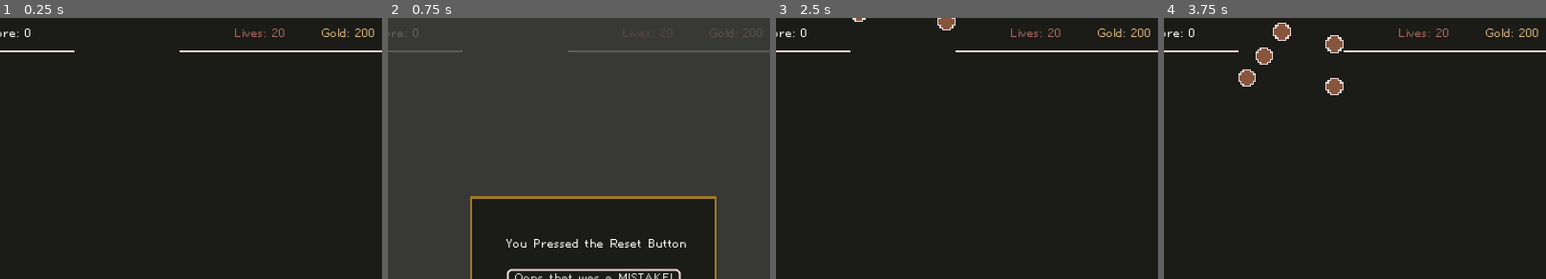
Above: before the commit, frames 1-4 (left to right).
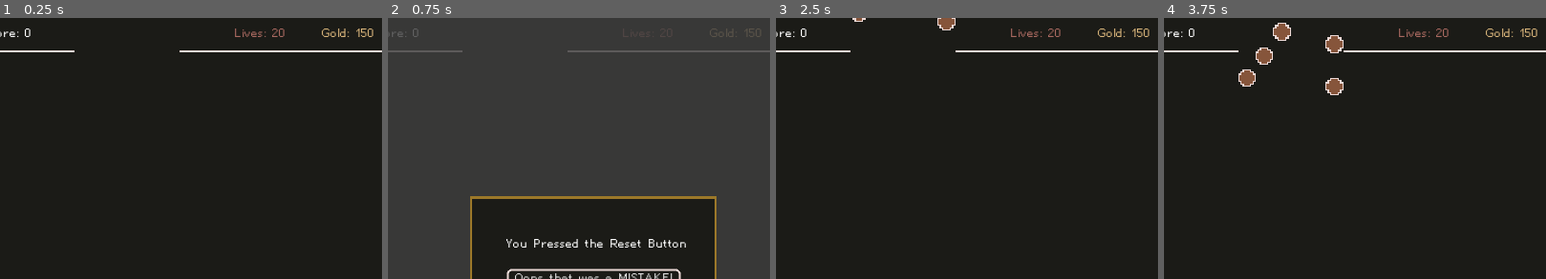
Above: after the commit, the same moments.

Repository: nolenroyalty/ReShape-TD
Game: Godot game, scene res://Main.tscn
Two runs of this game, one before a commit and one after it. Both use one fixed random seed, a clock stepped at 60 frames per second and the inputs below.
Inputs (mouse positions are % of the whole screen's width and height, from its top left):
- Up to frame 1 (0.25 s): no input
- Up to frame 2 (0.75 s): click "Reset" at 0.5 s
- Up to frame 3 (2.5 s): click "No it was real pls reset" at 1.25 s; click "Start" at 2 s
- Up to frame 4 (3.75 s): click (1, 55) at 2.77 s; move the mouse to (40, 47) at 3.52 s; hold U (upgrade_tower) from 3.53 s (still down); hold Shift (continue_building) from 3.53 s (still down); click (40, 47) at 3.67 s
The pictures show only the part of the screen within x 23-73%, y 0-50%; the shares and areas given below are measured in that part.

The runs differ from the first frame. In frame 1, 0.1% of the frame differs, in the area x 93-98%, y 4-8%; in frame 2, less than 0.1%; in frame 3, 0.1%; in frame 4, 0.1%.

Commit message:
requirements for upgrades, sell value tweaking

Diff:
--- a/Main.gd
+++ b/Main.gd
@@ -175,6 +175,7 @@
 
 	modal.queue_free()
 	unpause_modal_gone()
+	state = S.RUNNING
 
 func cancel_reset(modal):
 	modal.queue_free()
--- a/Main.tscn
+++ b/Main.tscn
@@ -41,10 +41,10 @@
 
 [node name="Gold" type="Label" parent="LivesAndGold"]
 margin_left = 80.0
-margin_right = 129.0
+margin_right = 128.0
 margin_bottom = 14.0
 custom_colors/font_color = Color( 0.847059, 0.705882, 0.478431, 1 )
-text = "Gold: 200"
+text = "Gold: 150"
 script = ExtResource( 6 )
 
 [node name="WaveAndScore" type="GridContainer" parent="."]
--- a/globals/Constants.gd
+++ b/globals/Constants.gd
@@ -4,7 +4,7 @@
 
 var shapes = [ SHAPE.CROSS, SHAPE.CRESCENT, SHAPE.DIAMOND ]
 
-const BASE_TOWER_COST = 10
+const BASE_TOWER_COST = 5
 const UPGRADE_COST_MULT = 2.5
 
 func shape_name(shape):
--- a/globals/State.gd
+++ b/globals/State.gd
@@ -14,7 +14,7 @@
 var life_penalty : int
 
 func reset():
-	gold = 200
+	gold = 150
 	emit_signal("gold_updated", gold)
 	lives = 20
 	emit_signal("lives_updated", lives)
--- a/towers/Tower.gd
+++ b/towers/Tower.gd
@@ -24,8 +24,8 @@
 var my_shape = null
 var my_stats = null
 var tower_range = null
-var sell_value = null
 var kills = 0
+var gold_spent = 0
 
 func acquire_target(target_):
 	target = target_
@@ -122,18 +122,21 @@
 func upgrade_cost():
 	return Upgrades.upgrade_cost(my_shape, my_stats)
 
+func sell_value():
+	return int(gold_spent / 2.0)
+
 func level_up():
-	# CR nroyalty: think about these values
+	gold_spent += upgrade_cost()
 	my_stats.level_up()
-	sell_value *= C.UPGRADE_COST_MULT
-	sell_value = int(sell_value)
+	$Level.text = "%s" % [my_stats.LEVEL]
+	$Level.visible = true
 	refresh_range()
 	emit_signal("leveled_up")
 
 func sell():
 	hide_range()
 	queue_free()
-	State.add_gold(sell_value)
+	State.add_gold(sell_value())
 	emit_signal("sold")
 
 func got_a_kill():
@@ -151,7 +154,7 @@
 func init(shape):
 	my_shape = shape
 	my_stats = Upgrades.IndividualTower.new()
-	sell_value = Upgrades.tower_cost(my_shape) / 2
+	gold_spent = Upgrades.tower_cost(my_shape)
 
 	var texture = null
 
--- a/towers/Tower.tscn
+++ b/towers/Tower.tscn
@@ -1,6 +1,7 @@
-[gd_scene load_steps=4 format=2]
+[gd_scene load_steps=6 format=2]
 
 [ext_resource path="res://towers/Tower.gd" type="Script" id=1]
+[ext_resource path="res://fonts/HelvetiPixel.ttf" type="DynamicFontData" id=2]
 
 [sub_resource type="RectangleShape2D" id=1]
 extents = Vector2( 16, 16 )
@@ -8,6 +9,10 @@
 [sub_resource type="CircleShape2D" id=2]
 resource_local_to_scene = true
 radius = 64.0
+
+[sub_resource type="DynamicFont" id=3]
+size = 8
+font_data = ExtResource( 2 )
 
 [node name="Tower" type="Node2D" groups=["tower"]]
 script = ExtResource( 1 )
@@ -33,3 +38,12 @@
 
 [node name="ShotTimer" type="Timer" parent="."]
 one_shot = true
+
+[node name="Level" type="Label" parent="."]
+visible = false
+margin_left = 25.0
+margin_top = 23.0
+margin_right = 65.0
+margin_bottom = 37.0
+custom_fonts/font = SubResource( 3 )
+text = "5"
--- a/towers/Upgrades.gd
+++ b/towers/Upgrades.gd
@@ -16,7 +16,8 @@
 	RETURNS,
 	POISONS,
 	FARSHOT,
-	GENEROUS
+	GENEROUS,
+	POWERFUL
 }
 
 class Stats extends Node:
@@ -36,10 +37,10 @@
 	var DAMAGE_MULT = 1.0
 	var GENEROUS = false
 	var RECEIVED_GENEROUS = false
+	var POWERFUL = false
 
 	func build_cost():
-		var mult = pow(2, len(upgrades))
-		return mult * C.BASE_TOWER_COST
+		return (len(upgrades) + 1) * C.BASE_TOWER_COST
 
 	func reshape_cost():
 		var mult = pow(2, len(upgrades))
@@ -67,6 +68,9 @@
 		T.GENEROUS:
 			stats.GENEROUS = true
 			stats.DAMAGE_MULT *= 0.5
+		T.POWERFUL:
+			stats.POWERFUL = true
+			stats.DAMAGE_MULT *= 1.50
 
 	stats.upgrades.append(t)
 	return stats
@@ -100,6 +104,66 @@
 		T.POISONS: return "Poisoning"
 		T.FARSHOT: return "Farshot"
 		T.GENEROUS: return "Generous"
+		T.POWERFUL: return "Powerful"
+
+class Requirements extends Node:
+	var all_of = {}
+	var any_of = []
+	var length = 0
+
+	func matches(upgrades):
+		if len(upgrades) < length:
+			return false
+
+		for t in all_of:
+			if not (t in upgrades):
+				return false
+
+		if len(any_of) == 0:
+			return true
+		else:
+			for t in any_of:
+				if t in upgrades:
+					return true
+			return false
+
+func requires(t):
+	var r = Requirements.new()
+	match t:
+		T.CHILLS:
+			pass
+		T.EXPLODES:
+			pass
+		T.PIERCES:
+			r.length = 1
+		T.CHAINS:
+			pass
+		T.LESSER_MULTIPROJ:
+			pass
+		T.GREATER_MULTIPROJ:
+			r.length = 1
+		T.STUNNING:
+			r.length = 2
+		T.BONUS_GOLD:
+			r.length = 1
+		T.GIANT_PROJ:
+			r.any_of = [ T.EXPLODES, T.PIERCES, T.CHAINS ]
+			r.length = 2
+		T.RETURNS:
+			r.any_of = [ T.PIERCES, T.CHAINS, T.LESSER_MULTIPROJ, T.GREATER_MULTIPROJ]
+			r.length = 2
+		T.POISONS:
+			pass
+		T.FARSHOT:
+			r.any_of = [T.PIERCES, T.CHAINS, T.LESSER_MULTIPROJ, T.GREATER_MULTIPROJ]
+			r.length = 1
+		T.GENEROUS:
+			r.any_of = [ T.CHILLS, T.LESSER_MULTIPROJ, T.GREATER_MULTIPROJ ]
+			r.length = 1
+		T.POWERFUL:
+			r.length = 3
+
+	return r
 
 func description(t):
 	match t:
@@ -114,9 +178,10 @@
 		T.BONUS_GOLD: return "Tower earns 25% more gold for kills"
 		T.GIANT_PROJ: return "Projectiles are much larger"
 		T.RETURNS: return "Projectiles return to the tower after hitting an enemy"
-		T.POISONS: return "Projectiles deal 50%x of the tower's damage over time"
+		T.POISONS: return "Projectiles deal 50% of the tower's damage over time"
 		T.FARSHOT: return "Projectiles deal up to 100% more damage the farther they travel"
 		T.GENEROUS: return "Deals 50% less damage, but other shapes deal 20% more damage"
+		T.POWERFUL: return "Deals 50% more damage"
 
 class IndividualTower extends Node:
 	var LEVEL = 1
@@ -152,7 +217,9 @@
 	var possible = []
 	var excluded = {}
 	var used = {}
-	for t in active_upgrades(shape):
+	var active = active_upgrades(shape)
+
+	for t in active:
 		for exclude in excludes(t):
 			excluded[exclude] = true
 
@@ -162,9 +229,9 @@
 
 	for t in all_upgrades():
 		if not (t in used) and not (t in excluded):
-			possible.append(t)
-		# if not (t in active_upgrades(shape)) and not (t in excluded):
-			# possible.append(t)
+			var req = requires(t)
+			if req.matches(active):
+				possible.append(t)
 
 	return possible
 
--- a/ui/IndividualTowerViewer.gd
+++ b/ui/IndividualTowerViewer.gd
@@ -35,7 +35,7 @@
 	title.text = "%s Tower Rank %d" % [name, stats.LEVEL]
 
 	rank_up.text = "Upgrade: %s gold" % tower.upgrade_cost()
-	sell.text = "Sell: %s gold" % tower.sell_value
+	sell.text = "Sell: %s gold" % tower.sell_value()
 
 	damage.text = "%d" % int(stats.DAMAGE * Upgrades.damage_mult(tower.my_shape))
 	aps.text = "%.1f" % stats.attacks_per_second()
--- a/ui/ReshapeUpgradeSelector.gd
+++ b/ui/ReshapeUpgradeSelector.gd
@@ -72,6 +72,7 @@
 	if tween_cost:
 		tween_up_cost()
 	else:
+		cost_tween.stop_all()
 		prior_cost = Upgrades.tower_cost(current)
 		set_cost_text(Upgrades.tower_cost(current))
 		set_cost_text_color()
@@ -128,6 +129,7 @@
 
 func set_shape(kind):
 	current = kind
+
 	configure_ui()
 
 func handle_shape_pressed(kind):
